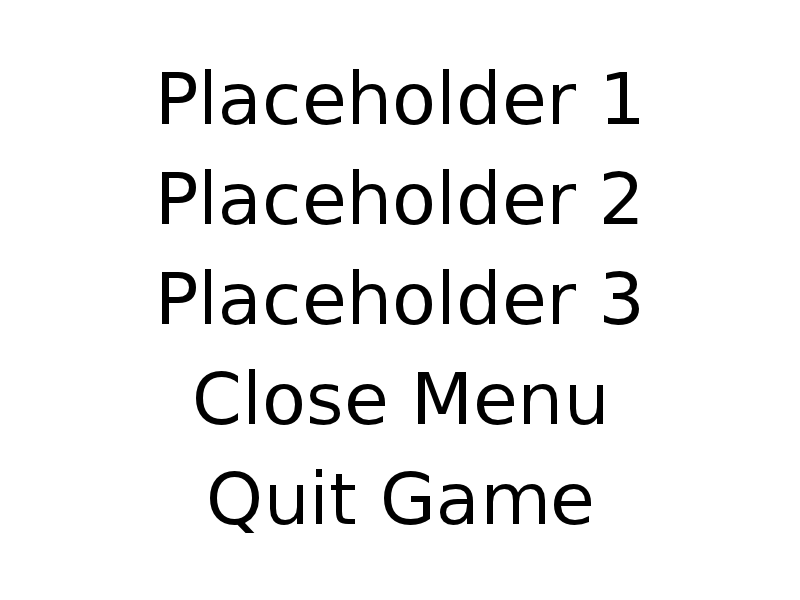
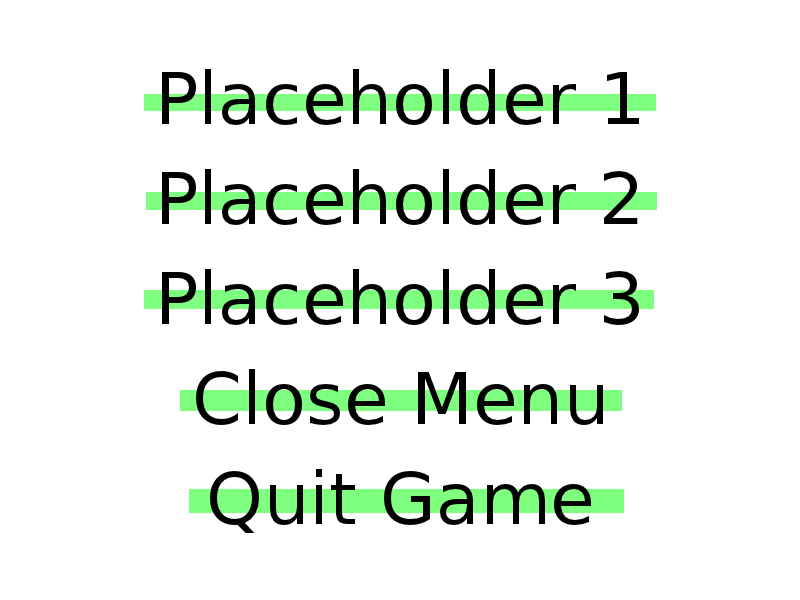
Layered file, before and after one edit (800 × 600). Changes by layer:
renamed "Placeholder 1" to "All Selected", painted on it over bbox(144, 94, 657, 513)
removed layer "Placeholder 2" over bbox(169, 192, 638, 210)
removed layer "Placeholder 3" over bbox(169, 290, 639, 309)
removed layer "Close Menu" over bbox(196, 390, 597, 411)
removed layer "Quit Game" over bbox(210, 489, 591, 513)
renamed "New Layer" to "None Selected", hid it, opacity 50% → 100%, painted on it over bbox(144, 94, 657, 513)
